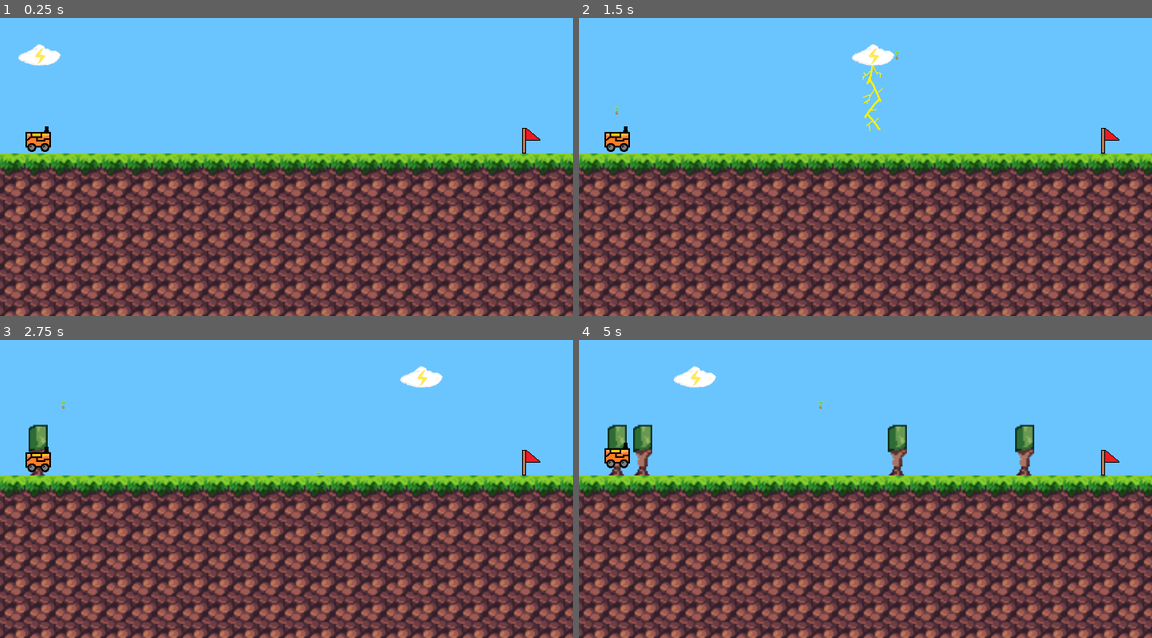
Above: before the commit, frames 1-4 (two rows, left to right).
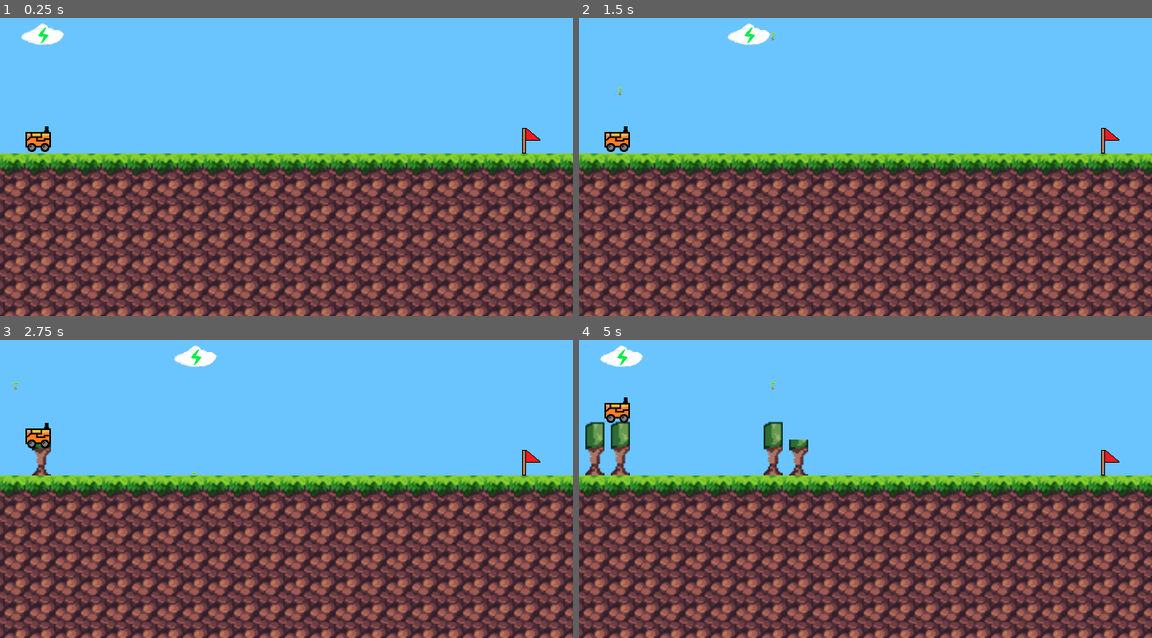
Above: after the commit, the same moments.

Repository: shiroxkuro77/Gamecraft2022
Game: Godot game, scene res://main.tscn
Two runs of this game, one before a commit and one after it. Both use one fixed random seed, a clock stepped at 60 frames per second and the inputs below.
Inputs:
- Up to frame 1 (0.25 s): no input
- Up to frame 2 (1.5 s): tap Enter at 0.5 s; hold Right (move_right) 0.53-1.28 s; tap Space (execute) at 0.6, 1.35 s; hold Left (move_left) from 1.28 s (still down)
- Up to frame 3 (2.75 s): release Left (move_left) at 2.03 s; hold Right (move_right) from 2.03 s (still down); tap Space (execute) at 2.1 s
- Up to frame 4 (5 s): tap Space (execute) at 2.85, 3.6, 4.35 s; release Right (move_right) at 3.53 s; hold Left (move_left) from 3.53 s (still down)

The runs differ from the first frame. In frame 1, 0.7% of the frame differs, in the area x 3-12%, y 1-17%; in frame 2, 0.9%; in frame 3, 1.4%; in frame 4, 4.3%, in the area x 1-80%, y 1-46%.

Commit message:
Fix growing tree collision

Diff:
--- a/Car.gd
+++ b/Car.gd
@@ -2,6 +2,7 @@
 
 onready var ground_ray = get_node("GroundRay2D");
 onready var front_ray = get_node("FrontRay2D");
+onready var collide_ray = get_node("CollideRay2D");
 var initial_pos = position.x
 var moving = false
 var unitBlock = 16
@@ -31,6 +32,8 @@
 			position.x += unitBlock
 			if position.x >= initial_pos + (moveSteps * unitBlock):
 				stop_moving()
+		elif collide_ray.is_colliding():
+			position.y -= unitBlock
 
 
 func stop_moving():
--- a/Car.tscn
+++ b/Car.tscn
@@ -29,6 +29,12 @@
 position = Vector2( 0.25, -1 )
 scale = Vector2( 0.25, 0.25 )
 shape = SubResource( 1 )
+disabled = true
+
+[node name="CollideRay2D" type="RayCast2D" parent="."]
+scale = Vector2( 0.25, 0.25 )
+enabled = true
+cast_to = Vector2( 0, -12 )
 
 [node name="GroundRay2D" type="RayCast2D" parent="."]
 scale = Vector2( 0.25, 0.25 )
--- a/Cloud.gd
+++ b/Cloud.gd
@@ -6,6 +6,10 @@
 var unitBlock = 16
 var time = 0
 const TIME_PERIOD = 0.1
+
+var change_state
+var animated_sprite
+var persistent_state
 
 func _timer(delta):
 	time += delta
@@ -26,3 +30,9 @@
 		if position.x < OS.get_screen_size().x - 32:
 			if _timer(delta):
 				position.x += unitBlock
+
+
+func setup(change_state, animated_sprite, persistent_state):
+	self.change_state = change_state
+	self.animated_sprite = animated_sprite
+	self.persistent_state = persistent_state
--- a/Cloud.tscn
+++ b/Cloud.tscn
@@ -1,56 +1,9 @@
-[gd_scene load_steps=12 format=2]
+[gd_scene load_steps=3 format=2]
 
-[ext_resource path="res://assets/Objects/cloud lighting.png" type="Texture" id=1]
-[ext_resource path="res://Cloud.gd" type="Script" id=2]
-[ext_resource path="res://assets/lightning/lightning-3.png" type="Texture" id=3]
-[ext_resource path="res://assets/lightning/lightning-0.png" type="Texture" id=4]
-[ext_resource path="res://assets/lightning/lightning-2.png" type="Texture" id=5]
-[ext_resource path="res://assets/lightning/lightning-1.png" type="Texture" id=6]
-[ext_resource path="res://assets/Objects/cloud tree.png" type="Texture" id=7]
-[ext_resource path="res://TreeCloud.gd" type="Script" id=9]
-[ext_resource path="res://LightningCloud.gd" type="Script" id=10]
-[ext_resource path="res://StateManager.gd" type="Script" id=11]
-
-[sub_resource type="SpriteFrames" id=1]
-animations = [ {
-"frames": [ ExtResource( 4 ), ExtResource( 6 ), ExtResource( 5 ), ExtResource( 3 ) ],
-"loop": true,
-"name": "default",
-"speed": 20.0
-} ]
+[ext_resource path="res://LightningCloud.tscn" type="PackedScene" id=1]
+[ext_resource path="res://PersistentCloud.gd" type="Script" id=2]
 
 [node name="Cloud" type="Node2D"]
 script = ExtResource( 2 )
 
-[node name="StateManager" type="Node2D" parent="."]
-script = ExtResource( 11 )
-
-[node name="TreeCloud" type="Node2D" parent="StateManager"]
-visible = false
-script = ExtResource( 9 )
-
-[node name="SpriteCloudTree" type="Sprite" parent="StateManager/TreeCloud"]
-scale = Vector2( 0.25, 0.25 )
-texture = ExtResource( 7 )
-
-[node name="GroundRay2D" type="RayCast2D" parent="StateManager/TreeCloud"]
-cast_to = Vector2( 0, 16 )
-
-[node name="LightningCloud" type="Node2D" parent="StateManager"]
-script = ExtResource( 10 )
-
-[node name="LightningTimer" type="Timer" parent="StateManager/LightningCloud"]
-wait_time = 0.25
-one_shot = true
-
-[node name="AnimatedSprite" type="AnimatedSprite" parent="StateManager/LightningCloud"]
-position = Vector2( 1, 27 )
-rotation = -0.00423492
-scale = Vector2( 0.25, 0.25 )
-z_index = -1
-frames = SubResource( 1 )
-
-[node name="SpriteCloudLightning" type="Sprite" parent="StateManager/LightningCloud"]
-position = Vector2( 0, 1 )
-scale = Vector2( 0.25, 0.25 )
-texture = ExtResource( 1 )
+[node name="LightningCloud" parent="." instance=ExtResource( 1 )]
--- a/LightningCloud.gd
+++ b/LightningCloud.gd
@@ -1,8 +1,8 @@
 extends Cloud
 
+signal lightning
+
 class_name LightningCloud
-
-signal lightning
 
 # Declare member variables here. Examples:
 var has_lightning = false
--- /dev/null
+++ b/LightningCloud.tscn
@@ -0,0 +1,35 @@
+[gd_scene load_steps=8 format=2]
+
+[ext_resource path="res://assets/lightning/lightning-3.png" type="Texture" id=1]
+[ext_resource path="res://assets/Objects/cloud lighting.png" type="Texture" id=2]
+[ext_resource path="res://assets/lightning/lightning-2.png" type="Texture" id=3]
+[ext_resource path="res://assets/lightning/lightning-1.png" type="Texture" id=4]
+[ext_resource path="res://assets/lightning/lightning-0.png" type="Texture" id=5]
+[ext_resource path="res://LightningCloud.gd" type="Script" id=6]
+
+[sub_resource type="SpriteFrames" id=1]
+animations = [ {
+"frames": [ ExtResource( 5 ), ExtResource( 4 ), ExtResource( 3 ), ExtResource( 1 ) ],
+"loop": true,
+"name": "default",
+"speed": 10.0
+} ]
+
+[node name="LightningCloud" type="Node2D"]
+script = ExtResource( 6 )
+
+[node name="AnimatedSprite" type="AnimatedSprite" parent="."]
+position = Vector2( 1, 27 )
+rotation = -0.00423492
+scale = Vector2( 0.25, 0.25 )
+z_index = -1
+frames = SubResource( 1 )
+
+[node name="SpriteCloudLightning" type="Sprite" parent="."]
+position = Vector2( 0, 1 )
+scale = Vector2( 0.25, 0.25 )
+texture = ExtResource( 2 )
+
+[node name="LightningTimer" type="Timer" parent="."]
+wait_time = 0.25
+one_shot = true
--- a/Main.gd
+++ b/Main.gd
@@ -17,8 +17,8 @@
 #	pass
 
 
-func _on_Cloud_lightning():
+func _on_LightningCloud_lightning():
 	print("main triggered")
-	print($Cloud.position.x, " ", $Car.position)
-	if abs($Cloud.position.x - $Car.position.x) < unitBlock:
+	print($LightningCloud.position.x, " ", $Car.position)
+	if abs($LightningCloud.position.x - $Car.position.x) < unitBlock:
 		$Car.trigger_move_right()
--- /dev/null
+++ b/PersistentCloud.gd
@@ -0,0 +1,4 @@
+extends Node2D
+
+func _ready():
+	pass
--- a/RigidBody2D.gd
+++ b/RigidBody2D.gd
@@ -41,17 +41,18 @@
 			var savePosition = self.position
 			if $SpriteG1.visible  == true:
 				$SpriteG2.visible = true
-				$Area2DNG/CollisionShapeG2.disabled = false
+				$CollisionShapeG2.disabled = false
 				$SpriteG1.visible = false
 			elif $SpriteG2.visible == true:
 				$SpriteG3.visible = true
-				$Area2DNG/CollisionShapeG3.disabled = false
+				$CollisionShapeG3.disabled = false
 				$SpriteG2.visible = false
 			else:
 				$SpriteG1.visible = true
-				$Area2DNG/CollisionShapeG1.disabled = false
+				$CollisionShapeG1.disabled = false
+				$CollisionShapeNG.disabled = true
 				$SpriteSeed.visible = false
-				self.collision_mask = 1
+				self.collision_layer = 1
 
 
 
--- a/SeedBullet.tscn
+++ b/SeedBullet.tscn
@@ -12,7 +12,7 @@
 [node name="Seed" type="Node2D"]
 
 [node name="RigidBody2D" type="RigidBody2D" parent="."]
-collision_mask = 2
+collision_layer = 0
 script = ExtResource( 3 )
 
 [node name="CollisionShapeNG" type="CollisionShape2D" parent="RigidBody2D"]
@@ -20,25 +20,21 @@
 scale = Vector2( 0.25, 0.25 )
 shape = SubResource( 1 )
 
-[node name="Area2DNG" type="Area2D" parent="RigidBody2D"]
-position = Vector2( 0, -3 )
-scale = Vector2( 0.25, 0.25 )
-
-[node name="CollisionShapeG3" type="CollisionShape2D" parent="RigidBody2D/Area2DNG"]
-position = Vector2( 0, -100 )
-scale = Vector2( 2, 2 )
+[node name="CollisionShapeG3" type="CollisionShape2D" parent="RigidBody2D"]
+position = Vector2( 0, -28 )
+scale = Vector2( 0.5, 0.5 )
 shape = SubResource( 1 )
 disabled = true
 
-[node name="CollisionShapeG2" type="CollisionShape2D" parent="RigidBody2D/Area2DNG"]
-position = Vector2( 0, -52 )
-scale = Vector2( 2, 2 )
+[node name="CollisionShapeG2" type="CollisionShape2D" parent="RigidBody2D"]
+position = Vector2( 0, -16 )
+scale = Vector2( 0.5, 0.5 )
 shape = SubResource( 1 )
 disabled = true
 
-[node name="CollisionShapeG1" type="CollisionShape2D" parent="RigidBody2D/Area2DNG"]
+[node name="CollisionShapeG1" type="CollisionShape2D" parent="RigidBody2D"]
 position = Vector2( 0, -4 )
-scale = Vector2( 2, 2 )
+scale = Vector2( 0.5, 0.5 )
 shape = SubResource( 1 )
 disabled = true
 
@@ -64,5 +60,3 @@
 position = Vector2( 0, -16 )
 z_index = -1
 texture = ExtResource( 5 )
-
-[connection signal="body_entered" from="RigidBody2D/Area2DNG" to="RigidBody2D" method="_on_Area2DNG_body_entered"]
--- a/StateManager.gd
+++ b/StateManager.gd
@@ -1,25 +1,15 @@
-extends Node2D
-
-
-# Declare member variables here. Examples:
-# var a = 2
-# var b = "text"
+class_name StateFactory
 
 var states
 
 func _init():
-	#states = {
-	#	"TreeCloud": TreeCloud,
-	#	"LightningCloud": LightningCloud}
-	pass
+	states = {
+		"TreeCloud": TreeCloud,
+		"LightningCloud": LightningCloud
+}
 
-
-
-# Called when the node enters the scene tree for the first time.
-func _ready():
-	pass # Replace with function body.
-
-
-# Called every frame. 'delta' is the elapsed time since the previous frame.
-#func _process(delta):
-#	pass
+func get_state(state_name):
+	if states.has(state_name):
+		return states.get(state_name)
+	else:
+		printerr("No state ", state_name, " in state factory!")
--- a/TreeCloud.gd
+++ b/TreeCloud.gd
@@ -21,15 +21,14 @@
 
 # Called every frame. 'delta' is the elapsed time since the previous frame.
 func _process(delta):
-	if has_drop_seed and _timer(delta):
-
+	if has_drop_seed and $TreeTimer.is_stopped():
 		has_drop_seed = false
-
-	elif Input.is_action_just_pressed("execute"):
+	elif (not has_drop_seed) and Input.is_action_just_pressed("execute"):
 		shoot()
+		$TreeTimer.start()
 		has_drop_seed = true
 
 func shoot():
 	var bullet = bulletPath.instance()
-	get_parent().get_parent().get_parent().add_child(bullet)
+	get_parent().add_child(bullet)
 	bullet.position = self.global_position
--- /dev/null
+++ b/TreeCloud.tscn
@@ -0,0 +1,15 @@
+[gd_scene load_steps=3 format=2]
+
+[ext_resource path="res://TreeCloud.gd" type="Script" id=1]
+[ext_resource path="res://assets/Objects/cloud tree.png" type="Texture" id=2]
+
+[node name="TreeCloud" type="Node2D"]
+script = ExtResource( 1 )
+
+[node name="SpriteCloudTree" type="Sprite" parent="."]
+scale = Vector2( 0.25, 0.25 )
+texture = ExtResource( 2 )
+
+[node name="TreeTimer" type="Timer" parent="."]
+wait_time = 0.5
+one_shot = true
--- a/main.tscn
+++ b/main.tscn
@@ -1,11 +1,12 @@
-[gd_scene load_steps=10 format=2]
+[gd_scene load_steps=11 format=2]
 
 [ext_resource path="res://Car.tscn" type="PackedScene" id=1]
+[ext_resource path="res://LightningCloud.tscn" type="PackedScene" id=2]
 [ext_resource path="res://GoalFlag.tscn" type="PackedScene" id=3]
-[ext_resource path="res://Cloud.tscn" type="PackedScene" id=4]
 [ext_resource path="res://Main.gd" type="Script" id=5]
 [ext_resource path="res://assets/tiles.png" type="Texture" id=6]
 [ext_resource path="res://assets/Background_2.png" type="Texture" id=7]
+[ext_resource path="res://TreeCloud.tscn" type="PackedScene" id=8]
 
 [sub_resource type="ConvexPolygonShape2D" id=1]
 points = PoolVector2Array( 0, 0, 16, 0, 16, 16, 0, 16 )
@@ -151,8 +152,12 @@
 format = 1
 tile_data = PoolIntArray( -65543, 0, 0, -65542, 0, 0, -65541, 0, 0, -65540, 0, 0, -65539, 0, 0, -65538, 0, 0, -65537, 0 …(44889 unchanged characters)…
 
-[node name="Cloud" parent="." instance=ExtResource( 4 )]
-position = Vector2( 151, 386 )
+[node name="LightningCloud" parent="." instance=ExtResource( 2 )]
+visible = false
+position = Vector2( 151, 368 )
+
+[node name="TreeCloud" parent="." instance=ExtResource( 8 )]
+position = Vector2( 153, 374 )
 
 [node name="GoalFlag" parent="." instance=ExtResource( 3 )]
 position = Vector2( 463, 440 )
--- a/project.godot
+++ b/project.godot
@@ -19,6 +19,11 @@
 "language": "GDScript",
 "path": "res://LightningCloud.gd"
 }, {
+"base": "Reference",
+"class": "StateFactory",
+"language": "GDScript",
+"path": "res://StateManager.gd"
+}, {
 "base": "Cloud",
 "class": "TreeCloud",
 "language": "GDScript",
@@ -27,6 +32,7 @@
 _global_script_class_icons={
 "Cloud": "",
 "LightningCloud": "",
+"StateFactory": "",
 "TreeCloud": ""
 }
 
